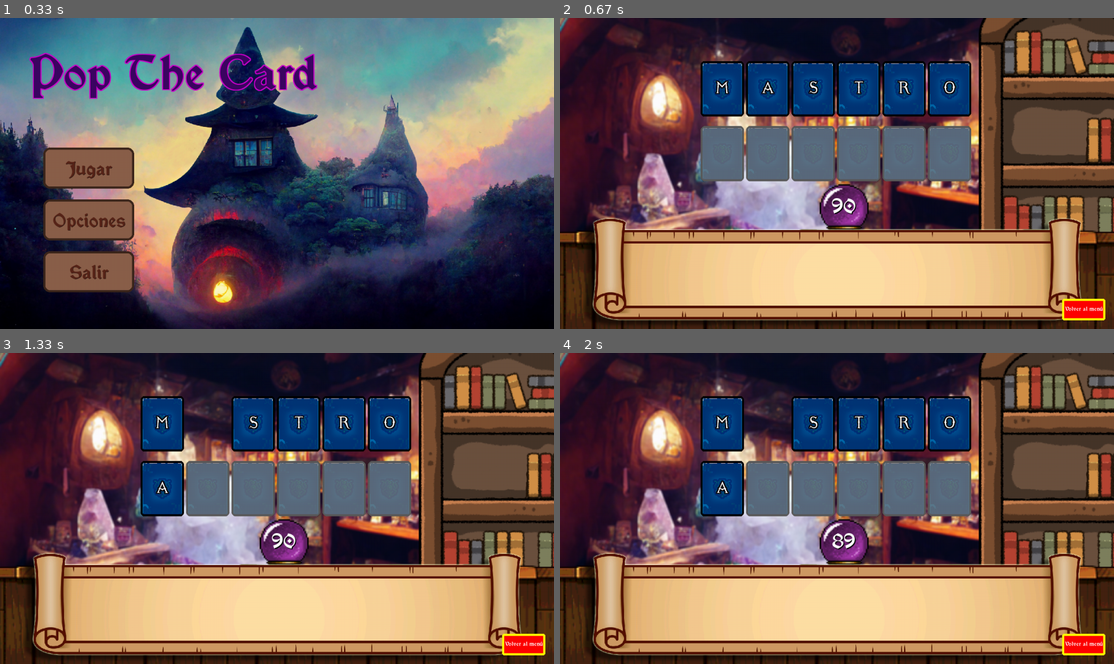
Above: before the commit, frames 1-4 (two rows, left to right).
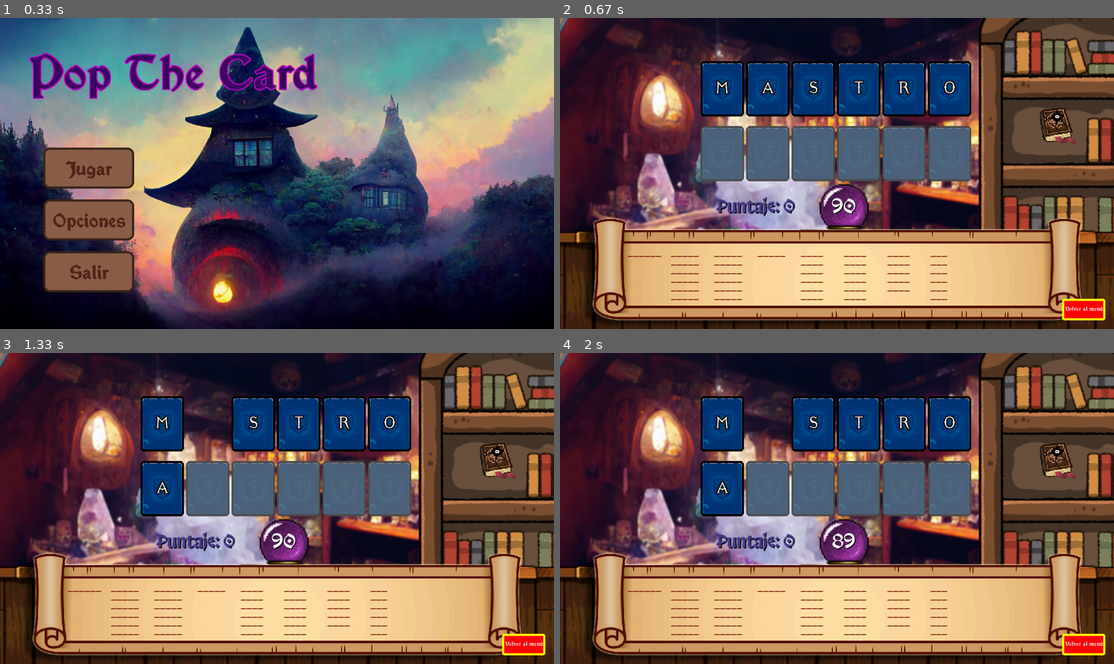
Above: after the commit, the same moments.

Repository: juliancz-a/SP_GRUPO_5_Pygame
Game: pygame game, started from code/class_game.py
Two runs of this game, one before a commit and one after it. Both use one fixed random seed, a clock stepped at 60 frames per second and the inputs below.
Inputs (mouse positions are in pixels of both pictures, inside the frame that each line leads up to):
- Up to frame 1 (0.33 s): no input
- Up to frame 2 (0.67 s): click "Jugar" at 0.38 s
- Up to frame 3 (1.33 s): press the mouse at (254, 424) at 0.7 s; move the mouse to (166, 461) at 0.8 s; release the mouse at (77, 499) at 0.93 s; press the mouse at (160, 424) at 1.03 s; move the mouse to (182, 433) at 1.13 s; release the mouse at (199, 443) at 1.27 s
- Up to frame 4 (2 s): press the mouse at (1058, 461) at 1.37 s; move the mouse to (931, 492) at 1.47 s; release the mouse at (803, 524) at 1.6 s

Frame 1 is identical in both runs. In frame 2, 1.6% of the frame differs, in the area x 12-94%, y 29-91%; in frame 3, 1.6%; in frame 4, 1.6%.

Commit message:
button comodin

Diff:
--- a/code/class_box.py
+++ b/code/class_box.py
@@ -4,7 +4,7 @@
 
 class Box:
     #CONSTRUCTOR
-    def __init__(self, window_size, posiciones:tuple, dimensiones:tuple, press_sound = None, image = None, card_pos = None):
+    def __init__(self, window_size, posiciones:tuple, dimensiones:tuple, press_sound = None, image = None, image_hover = None, card_pos = None):
 
         self.window_size = window_size
 
@@ -27,6 +27,7 @@
         #Hover
         self.hover = False
         self.color_hover = None
+        self.image_hover = image_hover
 
         #Sonido
         self.sound = press_sound
@@ -167,6 +168,11 @@
 
             surface.blit(image, self.rectangulo)
 
+            if self.image_hover != None and self.hover:
+                hover = pygame.image.load(self.image_hover)
+                hover = pygame.transform.scale(hover, self.rectangulo.size)
+                surface.blit(hover, self.rectangulo)
+
     def assign_letter(self, letter:str):
         self.letter = letter
 
--- a/code/class_play.py
+++ b/code/class_play.py
@@ -6,10 +6,11 @@
 import random
 
 lista = read_data(r"code\data\config\palabras.json")
-combinaciones = list(lista[0].keys())
-
-palabra_secretita = random.choice(combinaciones)
+palabras_secretas = list(lista[0].keys())
+
+palabra_secretita = random.choice(palabras_secretas)
 combinaciones = lista[0][palabra_secretita]
+
 palabras_a_encontrar = palabra_secretita[1]
 
 class Play:
@@ -19,10 +20,12 @@
 
         self.menu_button = Box(wh,(1160,650), (100,50))
         self.join_button = Box(wh, (750,420), (80,50))
+        self.comodin_button = Box(wh, (1100, 200), (100,100), press_sound=PRESS_COMODIN_SOUND, image= r"code\data\img\spell_comodin.png", image_hover=r"code\data\img\spell_comodin_hover.png")
         self.timer = Box(wh, (630, 410), (50,50))
+        self.score = Box(wh, (400, 410), (100,50))
 
         self.cards = 6
-
+        self.words_matrix = normalize_words(combinaciones)
         self.music = music_file
         self.background = r"code\data\img\newbg.png"
 
@@ -52,6 +55,7 @@
         cards_resize((self.surface.get_size()), card_list)
 
         join = False
+        score = 0
 
         JOIN_CARDS = pygame.USEREVENT + 1
 
@@ -71,18 +75,23 @@
                     cards_resize(event.size, card_list)
 
                 elif event.type == JOIN_CARDS:
-                    card = join_cards(letras_seleccionadas, palabras_encontradas)
-                    if card != False:
-                        palabras_encontradas.append(card)
+                    word = join_cards(letras_seleccionadas, palabras_encontradas, combinaciones)
+                    if word != False:
+                        palabras_encontradas.append(word)
                         reset_pos(card_list, letras_seleccionadas, free_spaces, p_list)
+                        score = sum_score(score, word)
 
                 elif len(letras_seleccionadas) > 2:
                     join = self.join_button.interaction(event)
                     if join:
                         pygame.event.post(pygame.event.Event(JOIN_CARDS))
 
+                # elif event.type == pygame.KEYDOWN:
+                #     # print(event.unicode)
                 menu = self.menu_button.interaction(event)
                 set_cards_interaction(event, card_list, letras_seleccionadas, p_list, free_spaces)
+                comodin = self.comodin_button.interaction(event)
+
 
             self.surface.fill("black")
             self.surface.blit(background, (0,0))
@@ -97,9 +106,6 @@
             self.menu_button.draw_box(self.surface, border_radius=5, border=True, border_width=5)
             self.menu_button.draw_text(self.surface, "Volver al menú", "white", FUENTE_1, 40, center=True)
 
-            if len(palabras_encontradas) > 0:
-                draw_words(self.original_wh, self.surface, palabras_encontradas)
-
             tiempo_transcurrido = (pygame.time.get_ticks() - tiempo_inicio) // 1000
             tiempo_restante = TIEMPO_LIMITE - tiempo_transcurrido
 
@@ -108,7 +114,11 @@
 
             self.timer.draw_text(self.surface, str(tiempo_restante), "white", FUENTE_4, font_size=275, center=True, shadow=True, border_thickness=2)
 
-
+            self.score.draw_text(self.surface, f"Puntaje: {str(score)}", "darkslateblue", FUENTE_4, font_size=125, center=True, shadow=True, border_thickness=2)
+
+            draw_words(self.original_wh, self.surface, self.words_matrix, palabras_encontradas)
+
+            self.comodin_button.draw_image(self.surface)
             pygame.display.update()
 
     def set_music(self):
@@ -147,7 +157,7 @@
 
 def draw_empty_cards(surface:pygame.Surface, card_list:list[Box], empty_card_list:list[Box]):
     for i in range (len(card_list)):
-        empty_card_list[i].draw_image(surface, transparency=75)
+        empty_card_list[i].draw_image(surface, transparency=100)
 
 def set_cards_interaction(event, card_list:list[Box], selected_letters:list, position_list, free_spaces):
     occurrences_list = []
@@ -207,7 +217,7 @@
         card.resize(event)
 
 
-def join_cards (selected_letters:list, words_founded:list):
+def join_cards (selected_letters:list, words_founded:list, combinaciones):
     retorno = False
 
     palabra = "".join(selected_letters).lower()
@@ -227,21 +237,73 @@
 
     return retorno
 
-def draw_words (wh, surface, words_founded:list) -> int:
-
-    x = 165
-    y = 530
-    printed = 0
-    for i in range (len(words_founded)):
-        if printed == 6:
-            y = 530
-            x += 135
-            printed = 0
-
-        word = words_founded[i]
-        word_text = word
-        word = Box(wh, (x, y), (40, 100))
-
-        word.draw_text(surface, word_text.upper(), COLOR_PALABRA, FUENTE_3, font_size=200, shadow=1)
-        y += 20
-        printed += 1
+def draw_words (wh, surface, matrix, words_founded:list):
+
+    x = 55
+
+    for i in range (len(matrix)):
+        printed = 0
+        y = 530
+        x += 100
+        for j in range (len(matrix[i])):
+            if printed == 6 and j != len(matrix[i]) - 1:
+                y = 530
+                x += 100
+                printed = 0
+            if matrix[i][j] != 0:
+                word = matrix[i][j]
+                word_text = word
+                word = Box(wh, (x, y), (40, 100))
+                for word_founded in words_founded:
+                    if word_founded == matrix[i][j]:
+                        word.draw_text(surface,word_text, COLOR_PALABRA, FUENTE_3, font_size=200, shadow=1)
+                        break
+
+                word.draw_text(surface,f"_"*(6-i), COLOR_PALABRA, FUENTE_3, font_size=250)
+
+                y += 20
+                printed +=1
+
+
+
+def sum_score(scoreboard:int, word):
+    scoreboard += len(word)
+    return scoreboard
+
+def normalize_words (combinations):
+    palabras = {3: [], 4: [], 5: [], 6: []}
+
+    for combination in combinations:
+        for key in palabras.keys():
+            if len(combination) == key:
+                palabras[key].append(combination)
+
+    max_len = ordenar_elementos([len(palabras[3]), len(palabras[4]), len(palabras[5]), len(palabras[6])], 1)
+
+    matriz = [[0] * max_len for _ in range(4)]
+
+    for i in range (len(matriz)):
+        for j in range (len(palabras[6-i])):
+                matriz[i][j] = palabras[6-i][j]
+    print(matriz)
+
+    return matriz
+
+
+def ordenar_elementos (list:list[dict], orden:int):
+
+    for i in range(len(list) - 1):
+        for j in range(i + 1, len(list)):
+            match orden:
+                case 1:
+                    if list[i] >= list[j]:
+                            swap(list, i, j)
+                case 2:
+                    if list[i] <= list[j]:
+                        swap(list, i, j)
+    return list.pop()
+
+def swap(list:list[dict], a:int, b:int):
+    aux = list[a]
+    list[a] = list[b]
+    list[b] = aux
--- a/code/constantes.py
+++ b/code/constantes.py
@@ -21,6 +21,7 @@
 #RESOURCES
 ICON = r"code\data\img\icon.png"
 PRESS_SOUND = r"code\data\sound\press_button.wav"
+PRESS_COMODIN_SOUND = r"code\data\sound\comodin_sound.mp3"
 MENU_MUSIC = r"code\data\sound\musica_menu.mp3"
 PLAY_MUSIC = r"code\data\sound\play_music.wav"
 CARTAS = r"code\data\img\card_example.png"
Binary file added: code/data/img/spell_comodin.png
Binary file added: code/data/img/spell_comodin_hover.png
Not shown, added: code/data/sound/comodin_sound.mp3
